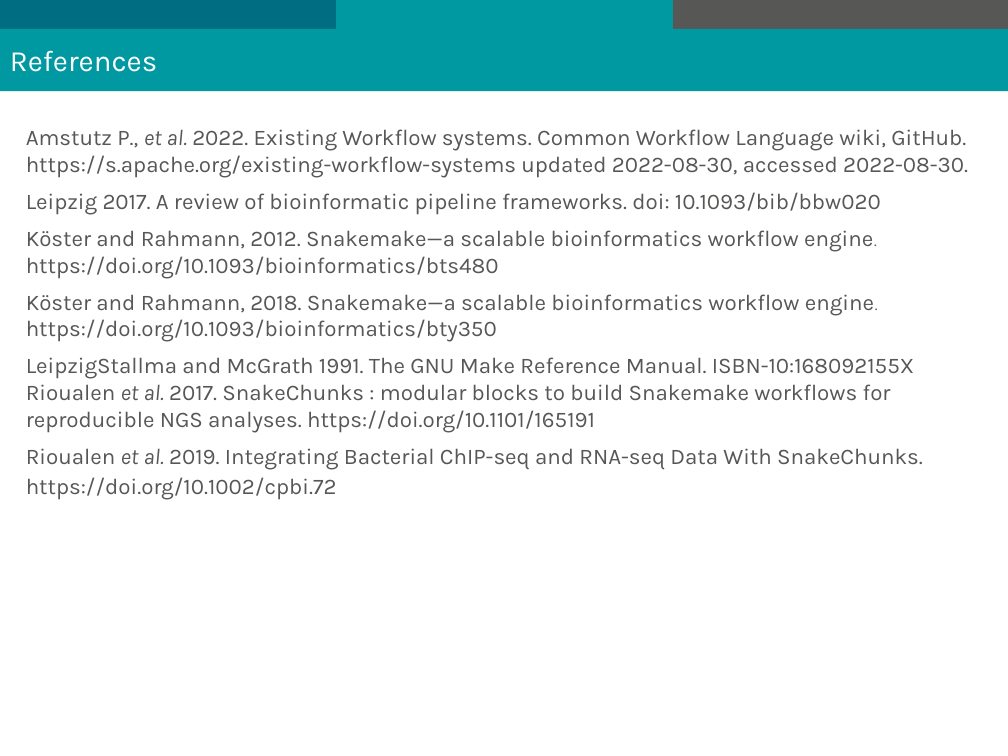
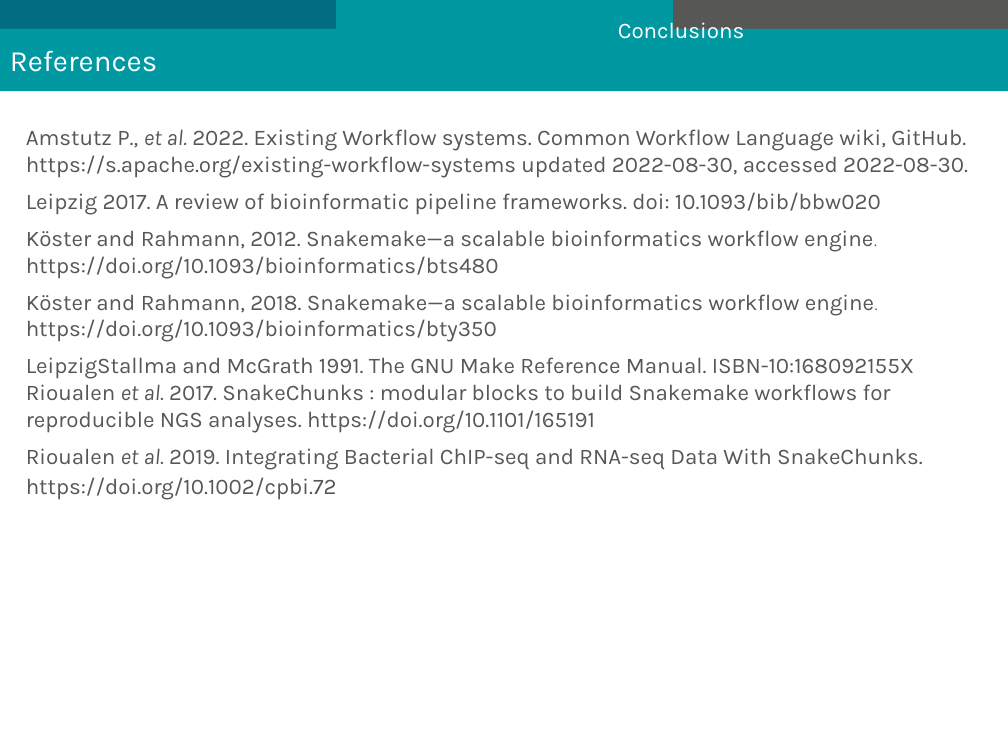
Before and after one commit to mesocentre-clermont-auvergne/formation_fair, a slide deck: slide 17 of fair_environnement/snakemake_cours/introduction_snakemake.odp. Drawn at 1008x756 pixels with LibreOffice and Linux fonts; fonts in the diff are those of the drawing; background and template pictures are left out. Boxes give left, top, right and bottom in pixels: in the first picture for what was removed or moved away, otherwise in the second. Text is boxed around its words. In the diff, an @@ line names an element or a change of style, - is before the commit and + after.

```diff
--- a/fair_environnement/snakemake_cours/introduction_snakemake.odp
+++ b/fair_environnement/snakemake_cours/introduction_snakemake.odp
@@ text added at (618, 18, 744, 39), 16 pt, text #FFFFFF @@
+Conclusions
```
Also in this commit, not shown: 15 other slides changed, 1 slide added.
